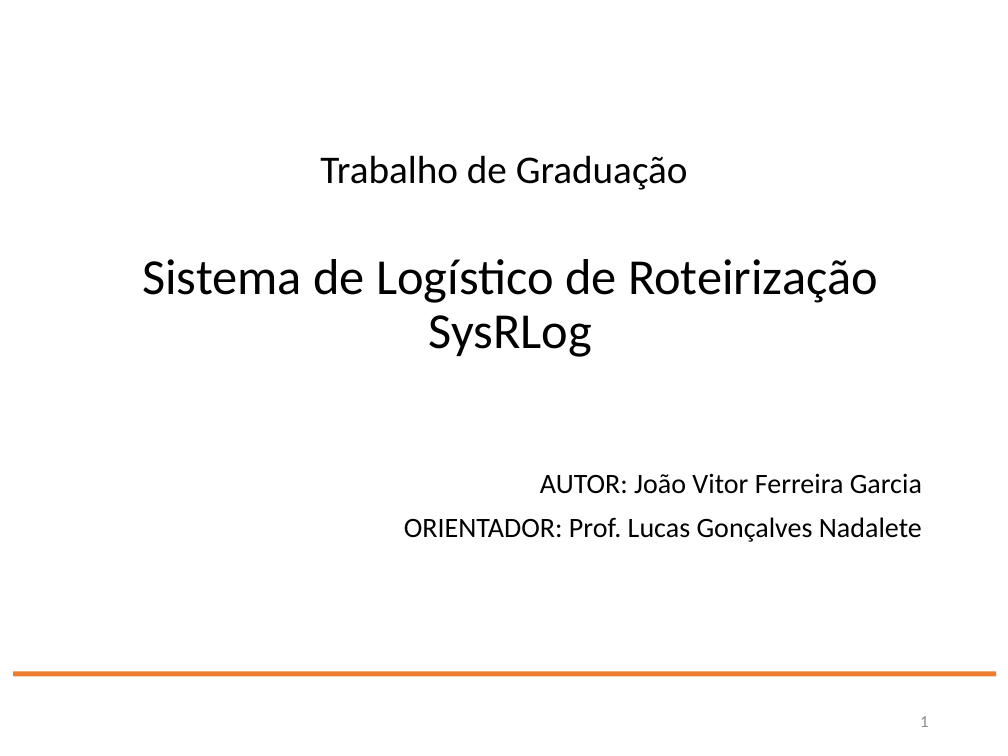
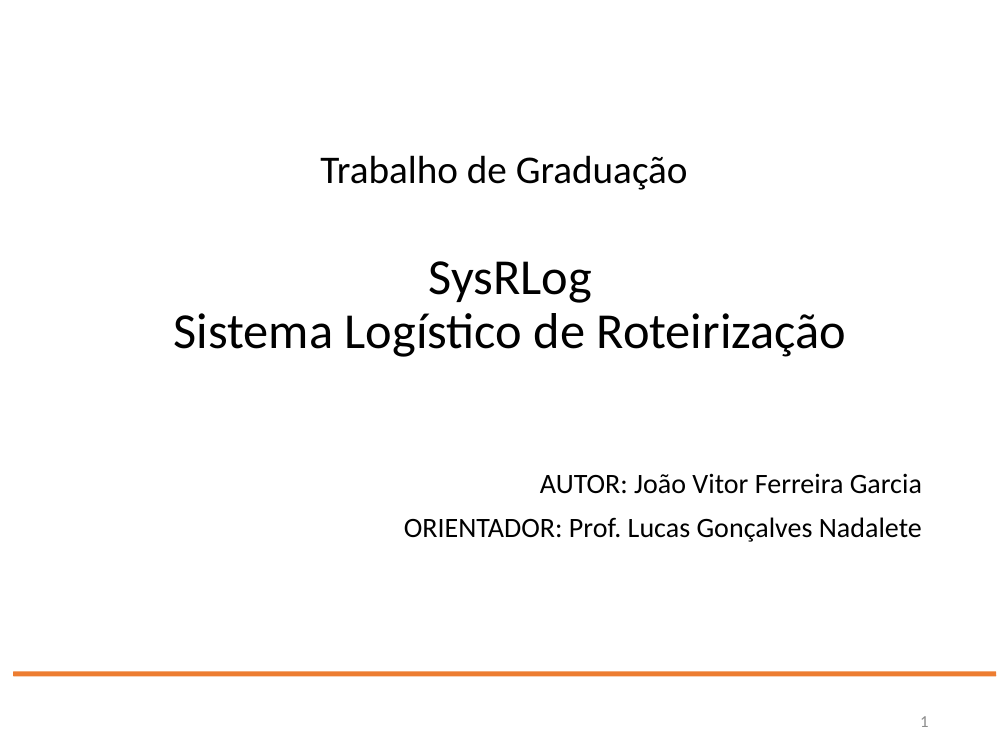
Before and after one commit to JoaoVFG/documentacaoTG, a slide deck: slide 1 of APRESENTAÇÃO JOAO VITOR.pptx. Drawn at 1008x756 pixels with LibreOffice and Linux fonts; fonts in the diff are those of the drawing; background and template pictures are left out. Boxes give left, top, right and bottom in pixels: in the first picture for what was removed or moved away, otherwise in the second. Text is boxed around its words. In the diff, an @@ line names an element or a change of style, - is before the commit and + after.

```diff
--- a/APRESENTAÇÃO JOAO VITOR.pptx
+++ b/APRESENTAÇÃO JOAO VITOR.pptx
@@ title at bbox=[174, 261, 847, 357]: text changed @@
-Sistema de Logístico de Roteirização
-SysRLog
+SysRLog
+Sistema Logístico de Roteirização
```
Also in this commit, not shown: 6 other slides changed, 3 other files.
